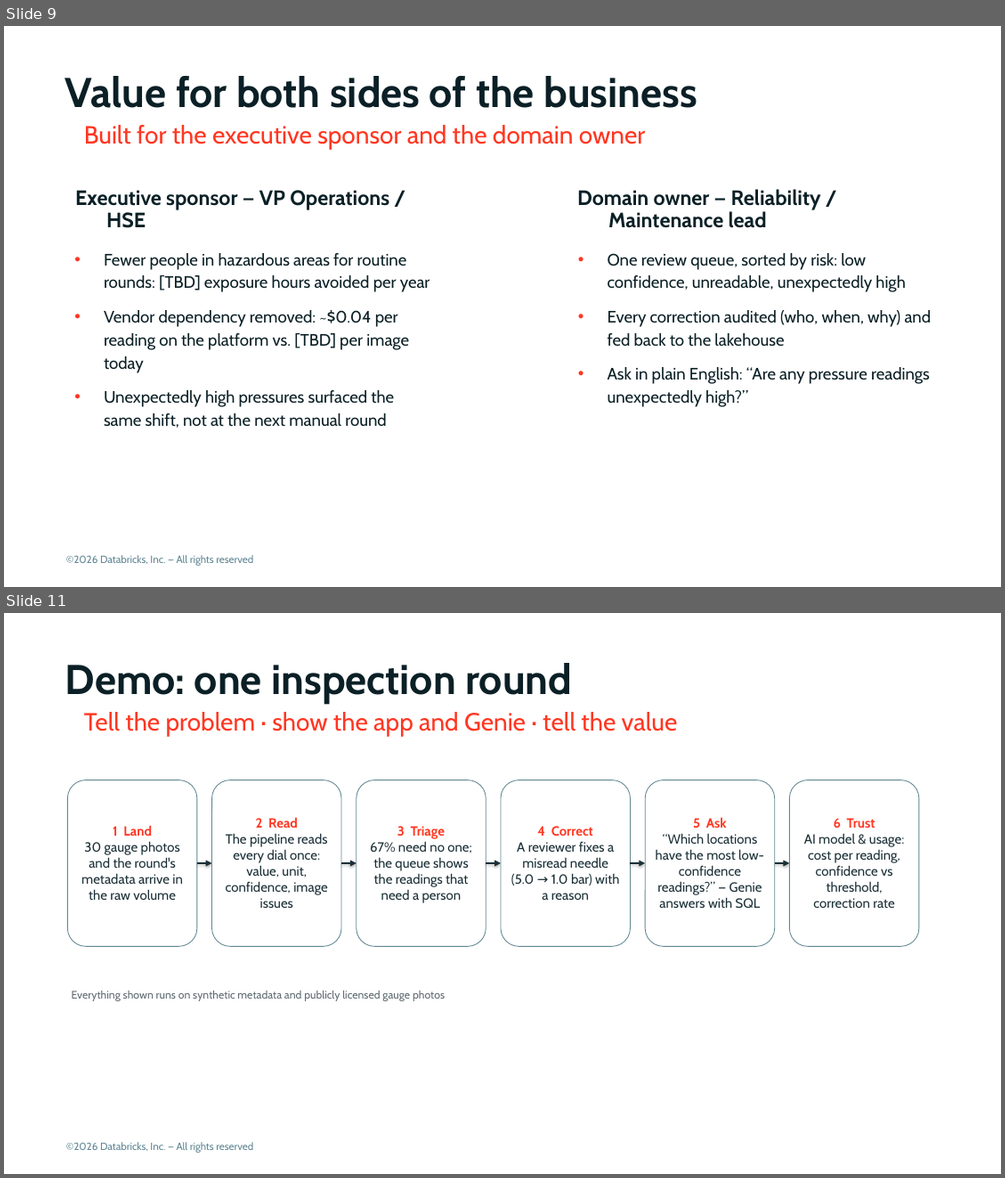
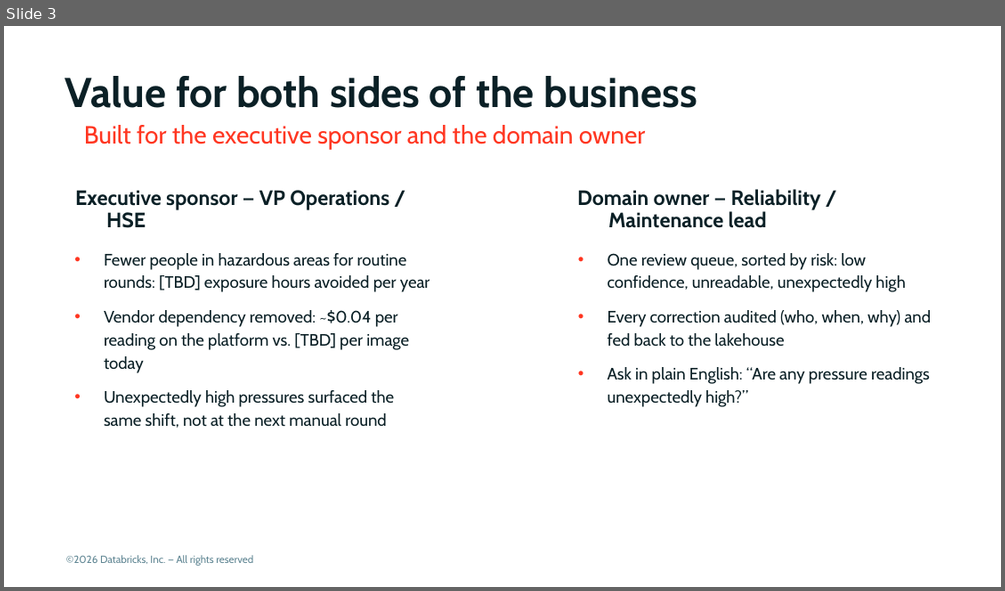
Before and after one commit to admitrewski/pressure-gauge-reader, a slide deck: deck/pressure-gauge-reader.pptx. Shown one above the other, each under a label of ours: slides 9 and 11 before the commit, slide 3 after it; the slides between them are not shown. The pictures are 1005x1178 and 1005x591 pixels, drawn with LibreOffice and Linux fonts; fonts in the diff are those of the drawing; background and template pictures are left out. Boxes give left, top, right and bottom in pixels: in the first picture for what was removed or moved away, otherwise in the second. Text is boxed around its words. In the diff, an @@ line names an element or a change of style, - is before the commit and + after.

```diff
--- a/deck/pressure-gauge-reader.pptx
+++ b/deck/pressure-gauge-reader.pptx
@@ slide 11 removed at bbox=[4, 613, 1001, 1174], background #FFFFFF; not listed: 1 template element that a slide beside it also shows @@
@@ title removed at bbox=[65, 663, 572, 704] @@
-Demo: one inspection round
@@ text removed at bbox=[84, 712, 678, 736] @@
-Tell the problem · show the app and Genie · tell the value
@@ rounded rectangle removed at bbox=[67, 779, 197, 946] @@
-1 Land
-30 gauge photos and the round's metadata arrive in the raw volume
@@ rounded rectangle removed at bbox=[212, 779, 341, 946] @@
-2 Read
-The pipeline reads every dial once: value, unit, confidence, image issues
@@ rounded rectangle removed at bbox=[356, 779, 485, 946] @@
-3 Triage
-67% need no one; the queue shows the readings that need a person
@@ rounded rectangle removed at bbox=[501, 779, 630, 946] @@
-4 Correct
-A reviewer fixes a misread needle (5.0 → 1.0 bar) with a reason
@@ rounded rectangle removed at bbox=[645, 779, 774, 946] @@
-5 Ask
-“Which locations have the most low-confidence readings?” — Genie answers with SQL
@@ rounded rectangle removed at bbox=[789, 779, 919, 946] @@
-6 Trust
-AI model & usage: cost per reading, confidence vs threshold, correction rate
@@ arrow removed from (197, 863) to (212, 863) @@
@@ arrow removed from (341, 863) to (356, 863) @@
@@ arrow removed from (485, 863) to (501, 863) @@
@@ arrow removed from (630, 863) to (645, 863) @@
@@ arrow removed from (774, 863) to (789, 863) @@
@@ text removed at bbox=[72, 990, 445, 1001] @@
-Everything shown runs on synthetic metadata and publicly licensed gauge photos
@@ what was slide 9 is now slide 3 @@
```
Also in this commit, not shown: 4 slides changed, 4 other slides removed, 3 other files.
